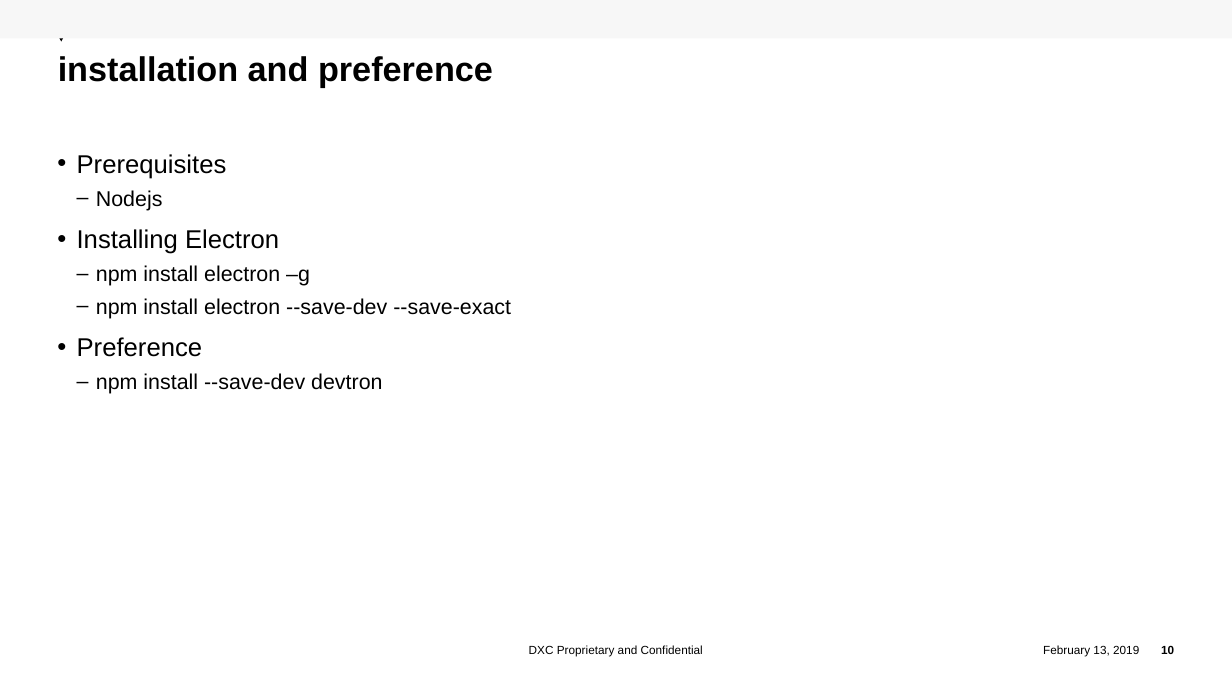
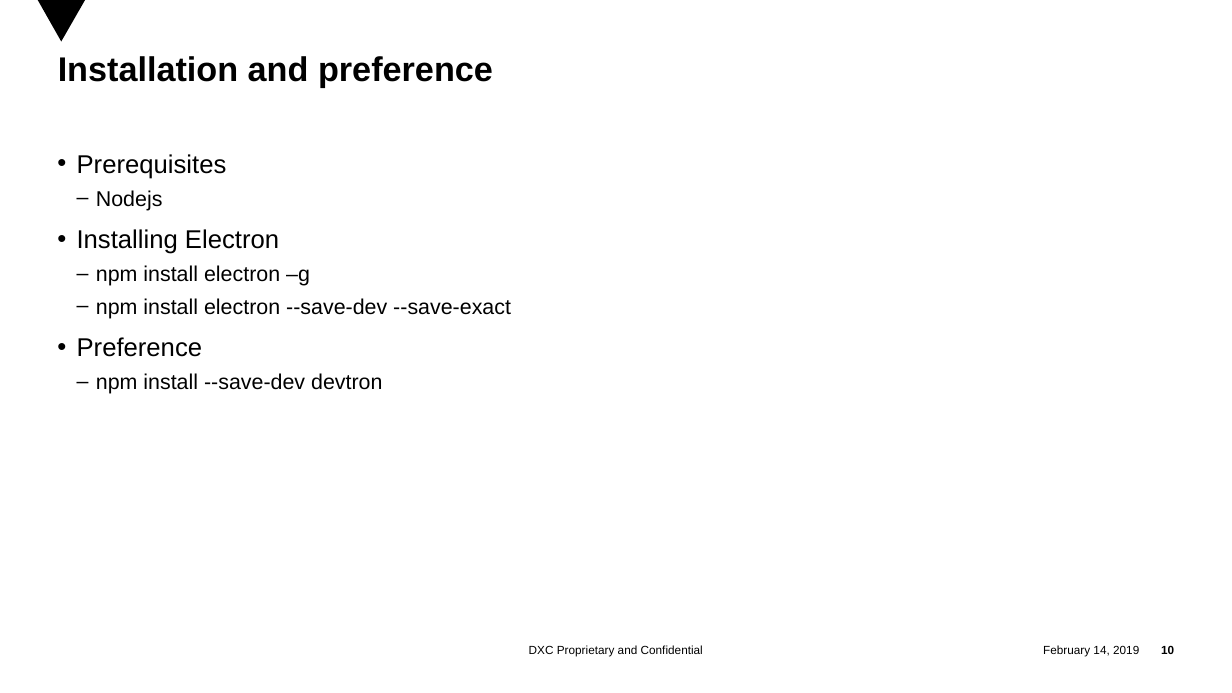
Before and after one commit to trtquan/electron, a slide deck: slide 10 of Electron.pptx. Drawn at 1232x693 pixels with LibreOffice and Linux fonts; fonts in the diff are those of the drawing; background and template pictures are left out. Boxes give left, top, right and bottom in pixels: in the first picture for what was removed or moved away, otherwise in the second. Text is boxed around its words. In the diff, an @@ line names an element or a change of style, - is before the commit and + after.

```diff
--- a/Electron.pptx
+++ b/Electron.pptx
@@ rectangle removed at <box>0,0,1232,38</box> @@
-npm install --save-dev devtron
@@ title at <box>58,56,493,88</box>: text changed @@
-installation and preference
+Installation and preference
@@ text at <box>1043,645,1139,657</box>: text changed @@
-February 13, 2019
+February 14, 2019
```
Also in this commit, not shown: 18 other slides changed, 3 other files.
